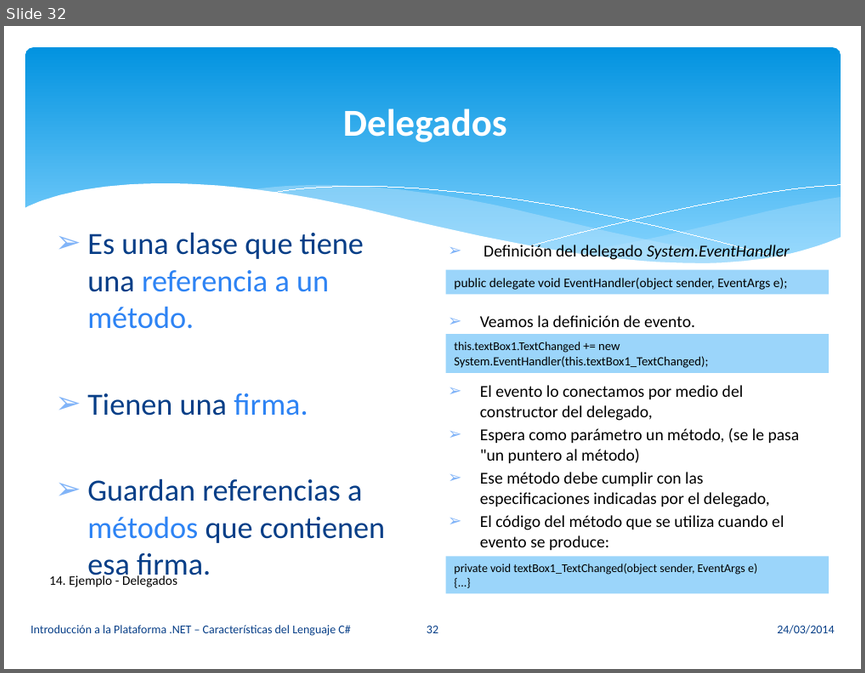
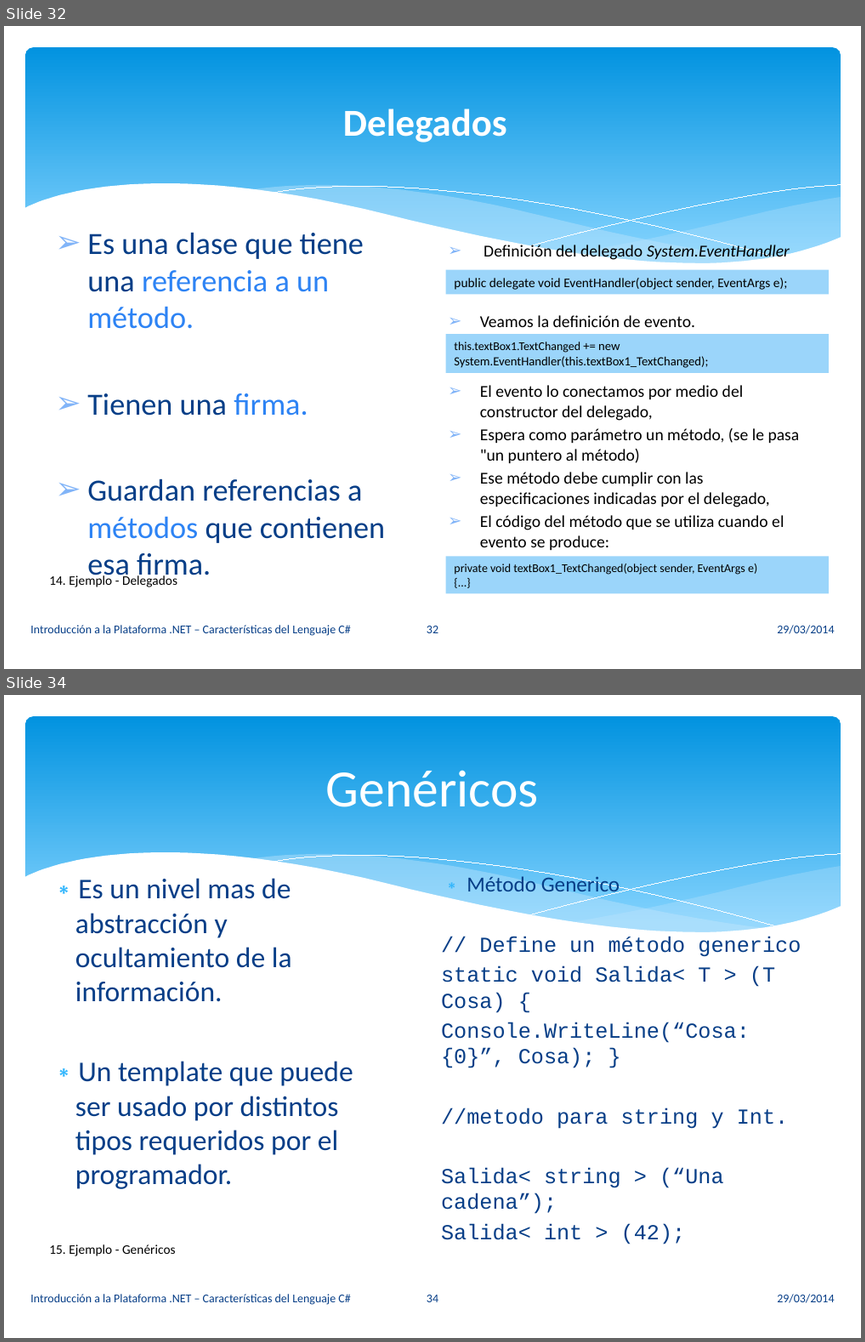
Before and after one commit to vvalotto/UADER-La-Plataforma-de-Desarrollo-.NET, a slide deck: Presentaciones/02. Características del Lenguaje C#.pptx. Shown one above the other, each under a label of ours: slide 32 before the commit, slides 32 and 34 after it; the slides between them are not shown. The pictures are 865x673 and 865x1342 pixels, drawn with LibreOffice and Linux fonts; fonts in the diff are those of the drawing. Boxes give left, top, right and bottom in pixels: in the first picture for what was removed or moved away, otherwise in the second. Text is boxed around its words. In the diff, an @@ line names an element or a change of style, - is before the commit and + after.

```diff
--- a/Presentaciones/02. Características del Lenguaje C#.pptx
+++ b/Presentaciones/02. Características del Lenguaje C#.pptx
@@ slide 34 added at [4, 695, 861, 1338], background #FFFFFF; not listed: 6 template elements that a slide beside it also shows @@
@@ title added at [326, 770, 539, 807], 44 pt, text #FFFFFF @@
+Genéricos
@@ text added at [75, 878, 352, 1189], 24 pt, text #073E87 @@
+∗ Es un nivel mas de abstracción y ocultamiento de la información.
+∗ Un template que puede ser usado por distintos tipos requeridos por el programador.
@@ text added at [441, 874, 800, 1244], 18 pt, text #073E87 @@
+∗ Método Generico
+// Define un método generico
+static void Salida< T > (T Cosa) {
+Console.WriteLine(“Cosa: {0}”, Cosa); }
+//metodo para string y Int.
+Salida< string > (“Una cadena”);
+Salida< int > (42);
@@ text added at [49, 1244, 176, 1256], 11 pt, text #000000 @@
+15. Ejemplo - Genéricos
@@ text added at [30, 1293, 350, 1304], 10 pt, text #073E87 @@
+Introducción a la Plataforma .NET – Características del Lenguaje C#
@@ page number added at [426, 1294, 438, 1302], 10 pt, text #073E87 @@
+34
@@ text added at [777, 1293, 834, 1303], 10 pt, text #073E87 @@
+29/03/2014
@@ slide 32 changed as well @@
@@ text at [777, 624, 834, 634]: text changed @@
-24/03/2014
+29/03/2014
```
Also in this commit, not shown: 31 other slides changed, 1 other slide added, 3 other files.
